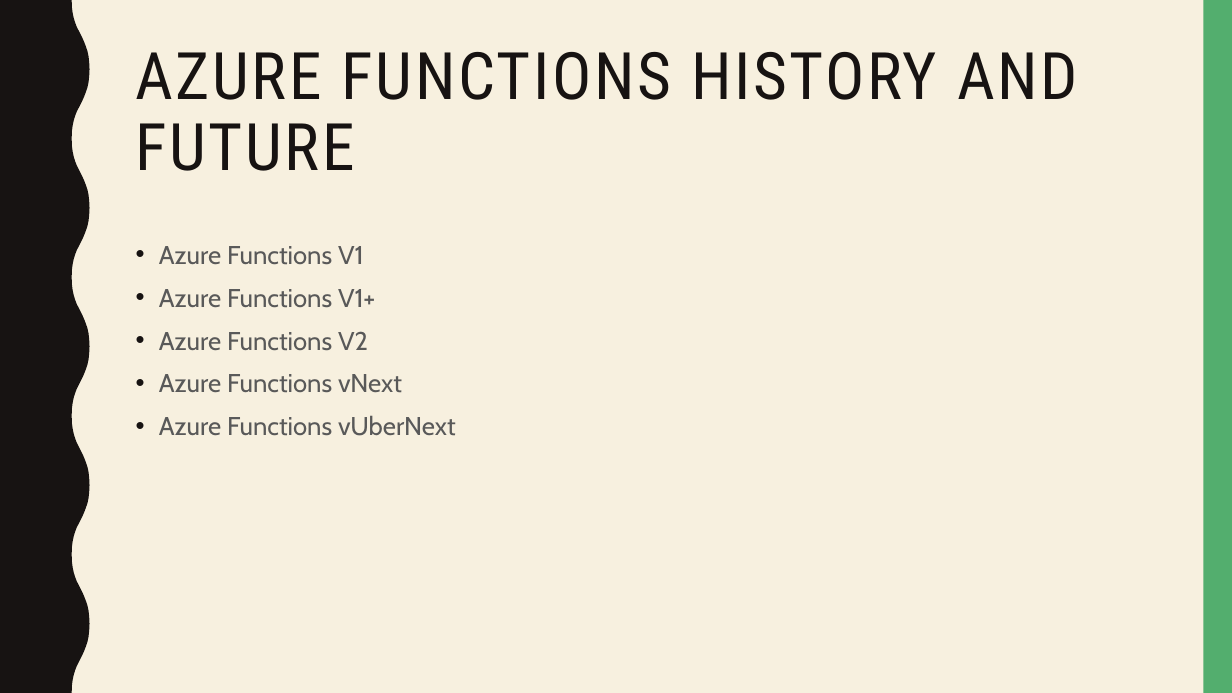
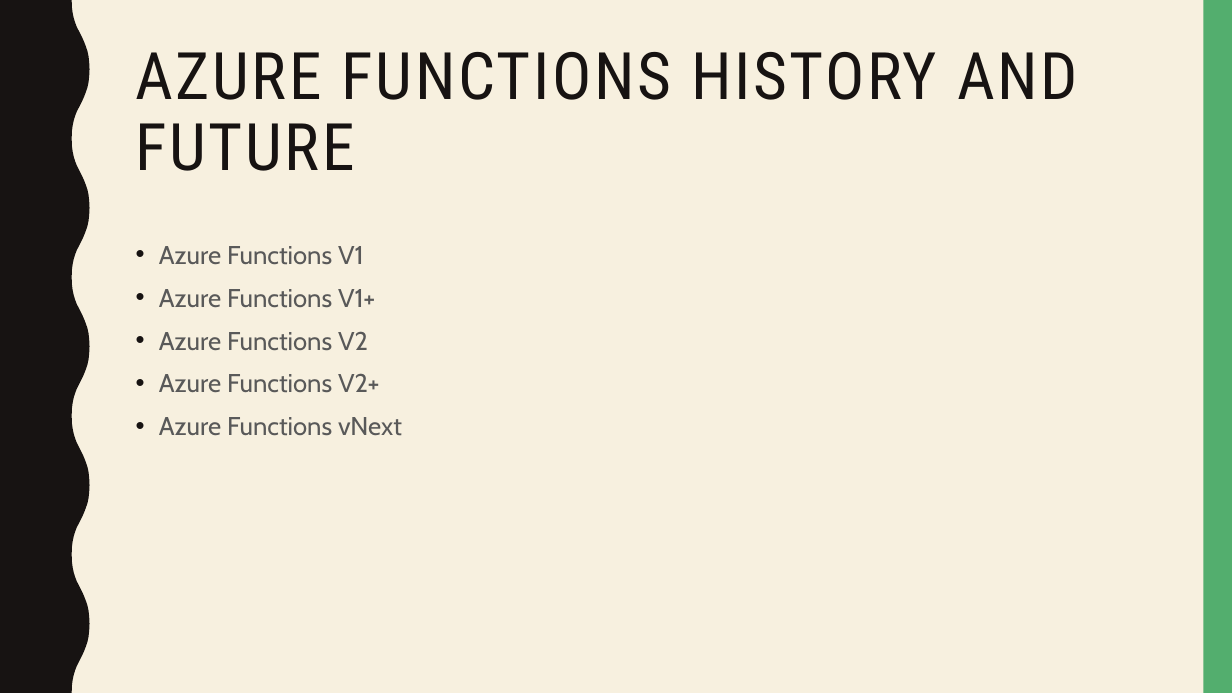
Before and after one commit to dersia/presentations, a slide deck: slide 3 of AzureFunctionsDeepDive.pptx. Drawn at 1232x693 pixels with LibreOffice and Linux fonts; fonts in the diff are those of the drawing. Boxes give left, top, right and bottom in pixels: in the first picture for what was removed or moved away, otherwise in the second. Text is boxed around its words. In the diff, an @@ line names an element or a change of style, - is before the commit and + after.

```diff
--- a/AzureFunctionsDeepDive.pptx
+++ b/AzureFunctionsDeepDive.pptx
@@ text at [159,373,380,393]: paragraph added @@
+• Azure Functions V2+
@@ text at [159,415,456,436]: paragraph removed @@
-• Azure Functions vUberNext
```
Also in this commit, not shown: 9 other slides changed, 1 slide added.
